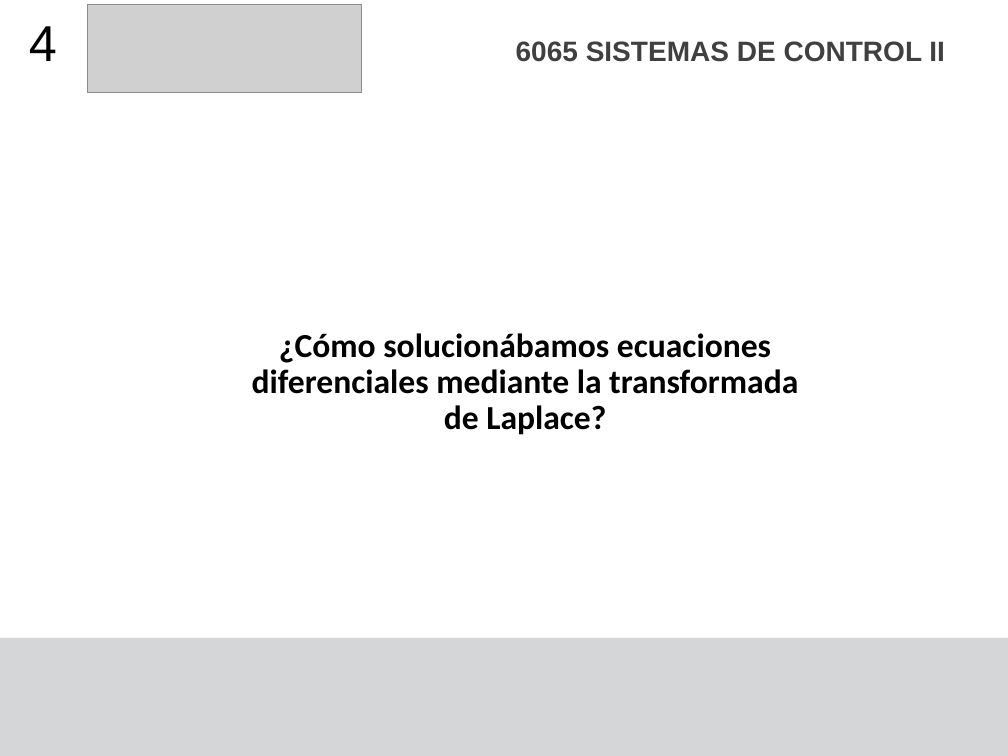
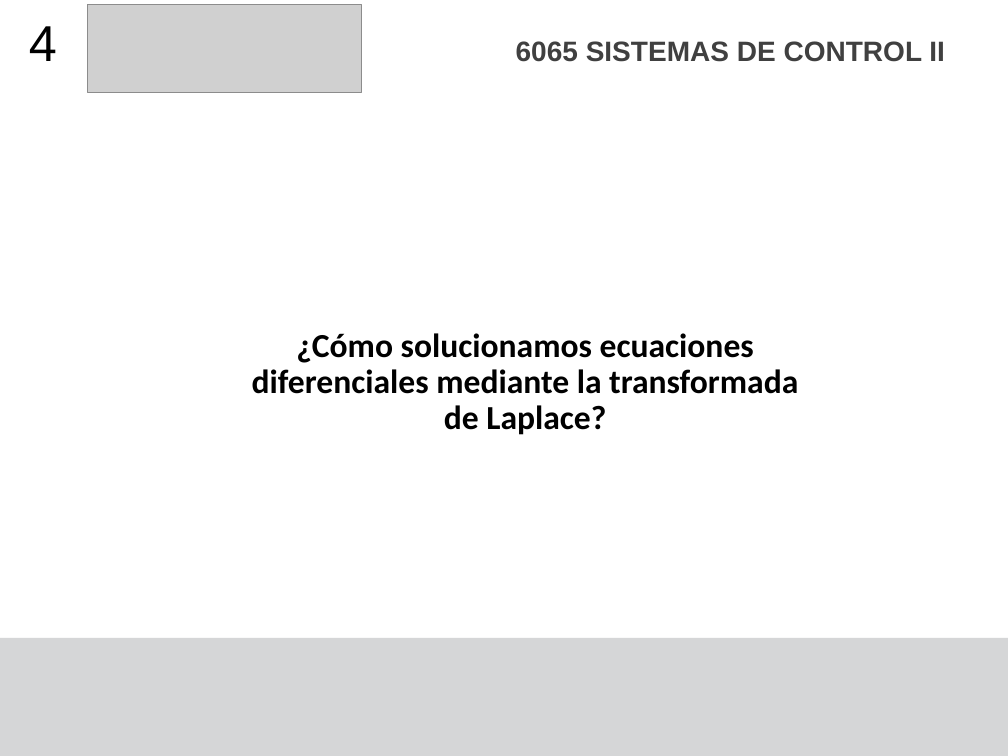
Before and after one commit to F4bian1012/Sistemas-de-Control-II---Ingenier-a-Mecatr-nica, a slide deck: slide 4 of Sesión_3/Representacion Sistemas Transformada Z.pptx. Drawn at 1008x756 pixels with LibreOffice and Linux fonts; fonts in the diff are those of the drawing; grey boxes stand for pictures. Boxes give left, top, right and bottom in pixels: in the first picture for what was removed or moved away, otherwise in the second. Text is boxed around its words. In the diff, an @@ line names an element or a change of style, - is before the commit and + after.

```diff
--- a/Sesión_3/Representacion Sistemas Transformada Z.pptx
+++ b/Sesión_3/Representacion Sistemas Transformada Z.pptx
@@ title at [252,333,798,435]: text changed @@
-¿Cómo solucionábamos ecuaciones diferenciales mediante la transformada de Laplace?
+¿Cómo solucionamos ecuaciones diferenciales mediante la transformada de Laplace?
```
Also in this commit, not shown: 7 other slides changed, 1 slide added, 1 slide removed, 3 other files.
